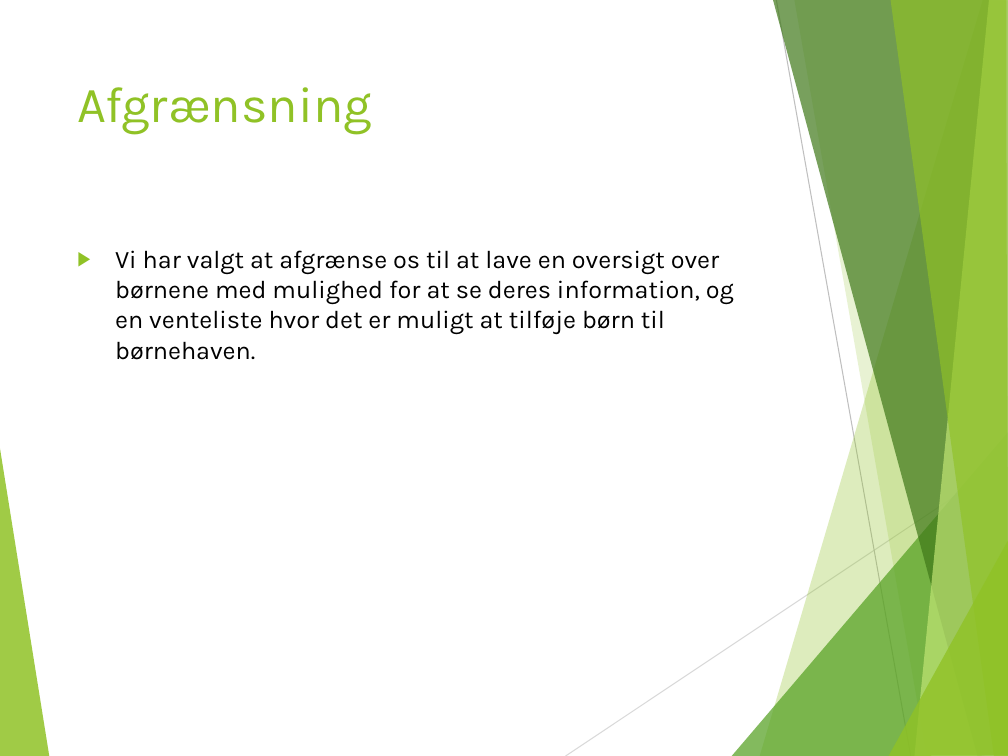
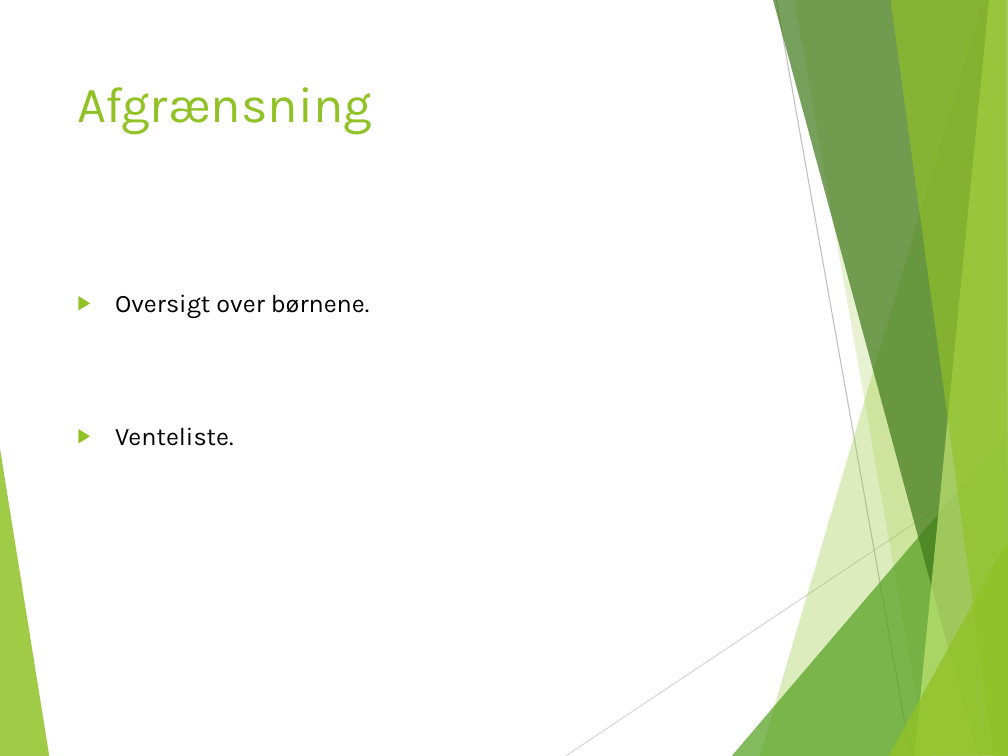
Before and after one commit to anderslatif/RoskildeFrieBornehave, a slide deck: slide 2 of Dias.pptx. Drawn at 1008x756 pixels with LibreOffice and Linux fonts; fonts in the diff are those of the drawing; background and template pictures are left out. Boxes give left, top, right and bottom in pixels: in the first picture for what was removed or moved away, otherwise in the second. Text is boxed around its words. In the diff, an @@ line names an element or a change of style, - is before the commit and + after.

Commit message:
yo

```diff
--- a/Dias.pptx
+++ b/Dias.pptx
@@ text at box(115, 294, 370, 446): text changed @@
-▶ Vi har valgt at afgrænse os til at lave en oversigt over børnene med mulighed for at se deres information, og en venteliste hvor det er muligt at tilføje børn til børnehaven.
+▶ Oversigt over børnene.
+▶ Venteliste.
```
Also in this commit, not shown: 2 other slides changed, 7 slides added, 3 slides removed.
